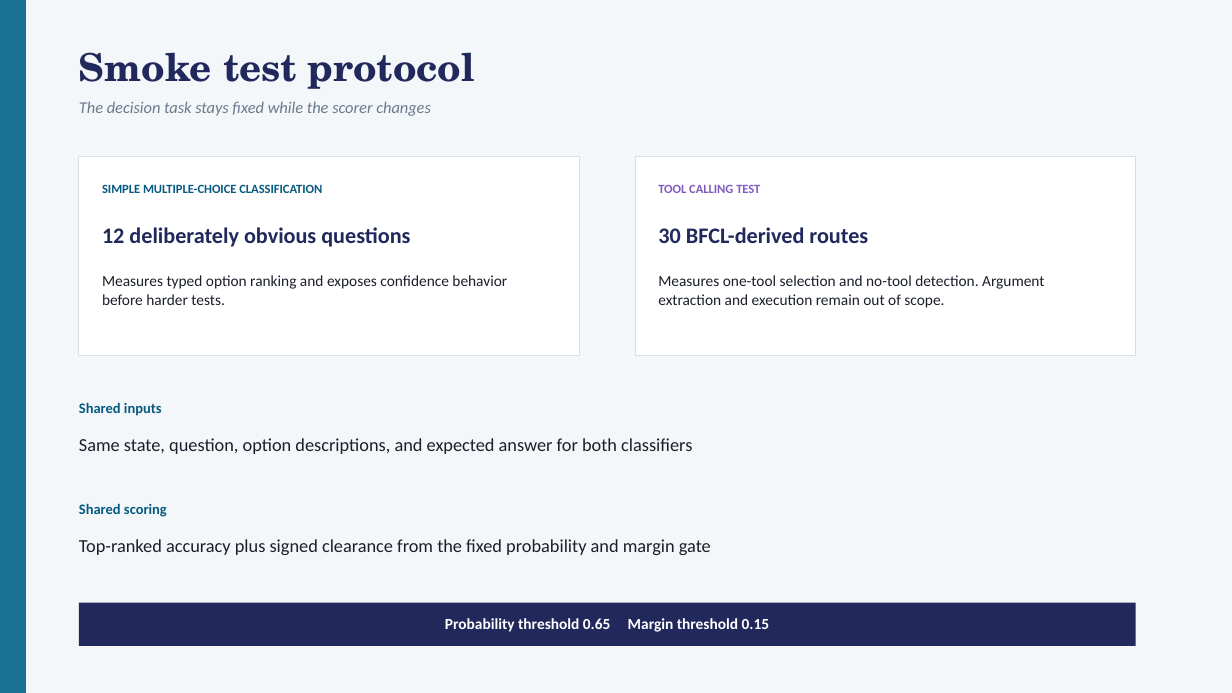
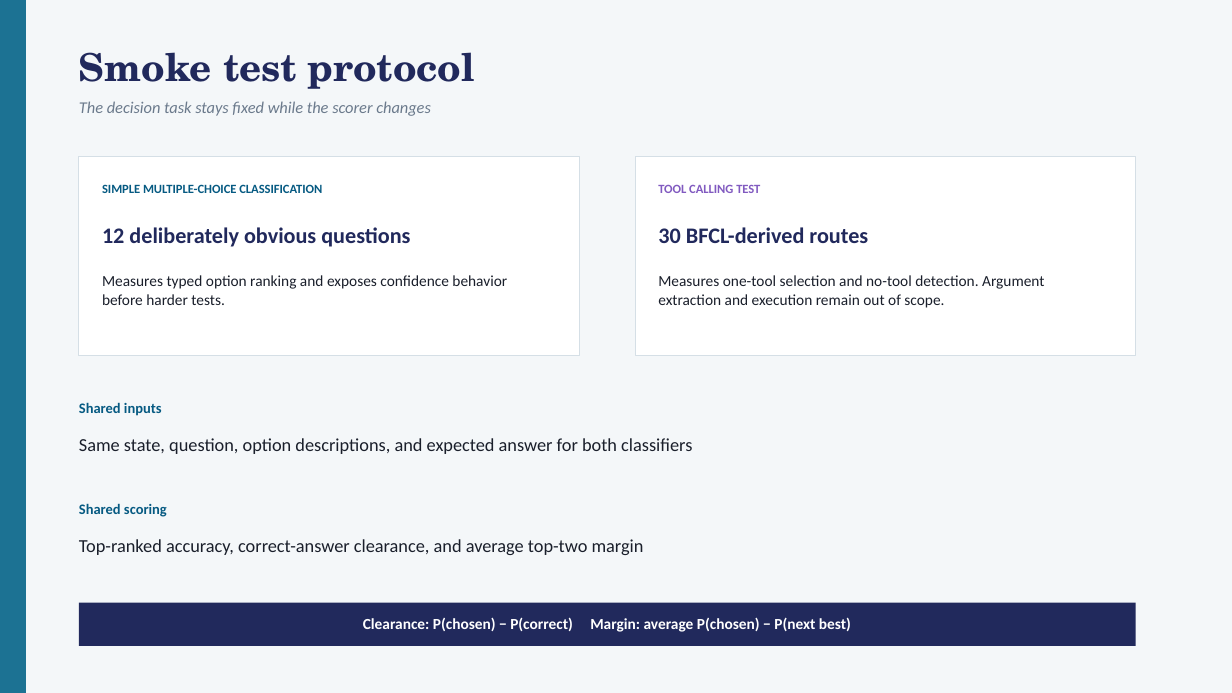
Before and after one commit to maustin10/OpenSystem1-classifier, a slide deck: slide 6 of results/Smoke-Test-Comparison-System1-vs-ModernBERT-clearance-distributions.pptx. Drawn at 1232x693 pixels with LibreOffice and Linux fonts; fonts in the diff are those of the drawing. Boxes give left, top, right and bottom in pixels: in the first picture for what was removed or moved away, otherwise in the second. Text is boxed around its words. In the diff, an @@ line names an element or a change of style, - is before the commit and + after.

Commit message:
Redefine clearance and document JEV claims

```diff
--- a/results/Smoke-Test-Comparison-System1-vs-ModernBERT-clearance-distributions.pptx
+++ b/results/Smoke-Test-Comparison-System1-vs-ModernBERT-clearance-distributions.pptx
@@ text at (79, 539, 644, 555): text changed @@
-Top-ranked accuracy plus signed clearance from the fixed probability and margin gate
+Top-ranked accuracy, correct-answer clearance, and average top-two margin
@@ text at (363, 617, 851, 632): text changed @@
-Probability threshold 0.65 Margin threshold 0.15
+Clearance: P(chosen) − P(correct) Margin: average P(chosen) − P(next best)
```
Also in this commit, not shown: 19 other slides changed, 4 other files.
